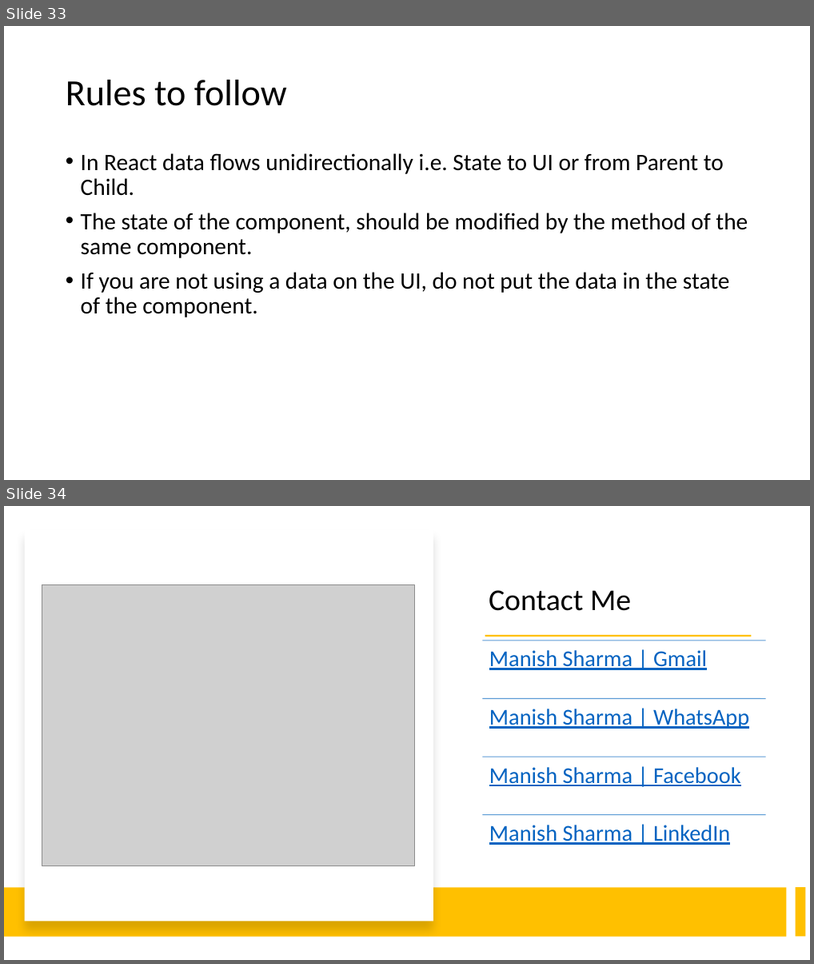
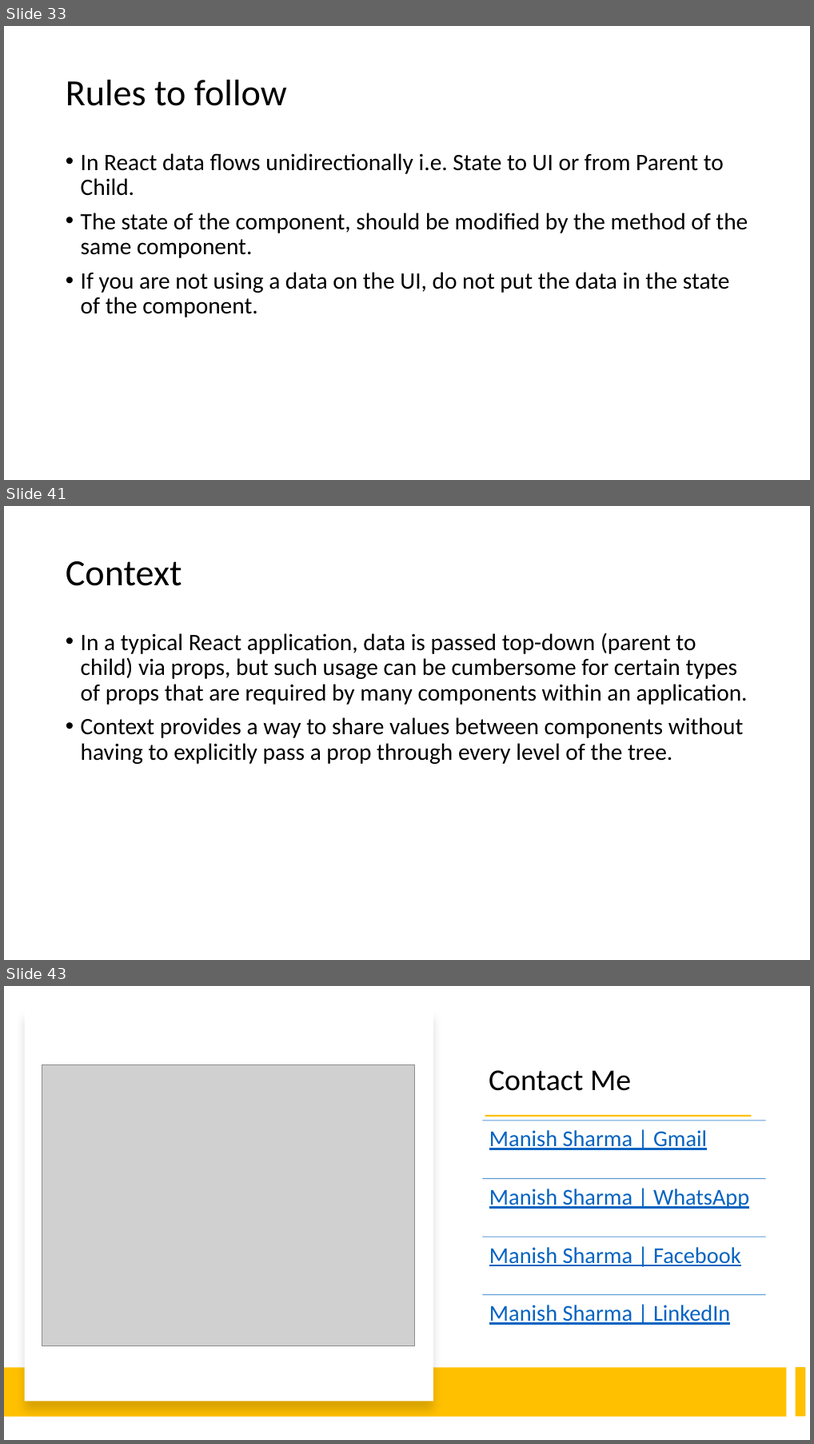
Before and after one commit to explore-with-manish/im-jan24, a slide deck: React/Notes/React.pptx. Shown one above the other, each under a label of ours: slides 33 and 34 before the commit, slides 33, 41 and 43 after it; the slides between them are not shown. The pictures are 814x964 and 814x1444 pixels, drawn with LibreOffice and Linux fonts; fonts in the diff are those of the drawing; grey boxes stand for pictures. Boxes give left, top, right and bottom in pixels: in the first picture for what was removed or moved away, otherwise in the second. Text is boxed around its words. In the diff, an @@ line names an element or a change of style, - is before the commit and + after.

```diff
--- a/React/Notes/React.pptx
+++ b/React/Notes/React.pptx
@@ slide 41 added at <box>4,506,810,960</box>, background #FFFFFF @@
@@ title added at <box>66,561,182,586</box>, 44 pt, text #000000 @@
+Context
@@ text added at <box>81,632,748,764</box>, 28 pt, text #000000 @@
+• In a typical React application, data is passed top-down (parent to child) via props, but such usage can be cumbersome for certain types of props that are required by many components within an application.
+• Context provides a way to share values between components without having to explicitly pass a prop through every level of the tree.
@@ what was slide 34 is now slide 43 @@
```
Also in this commit, not shown: 8 other slides added, 4 other files.
